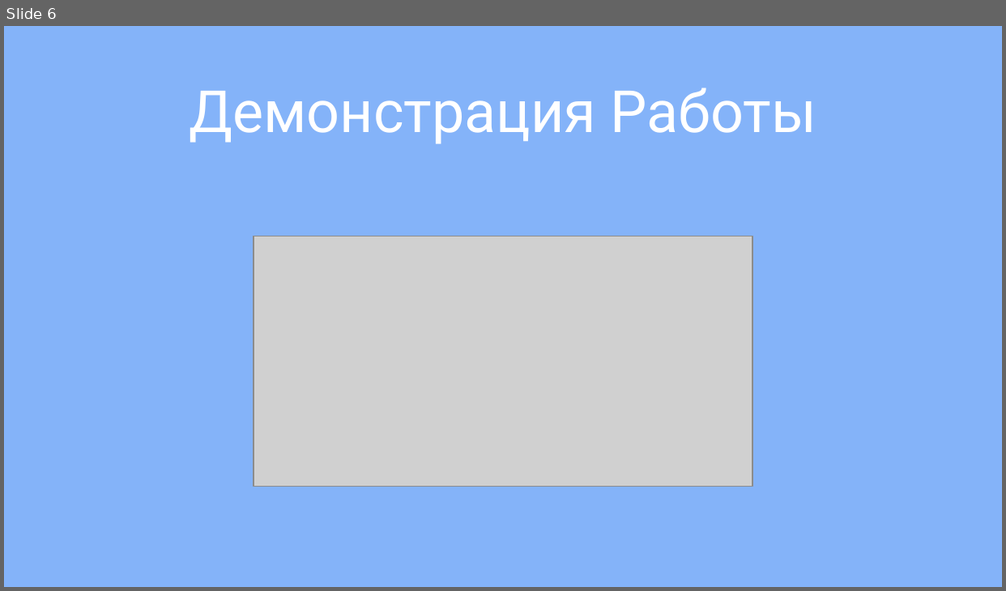
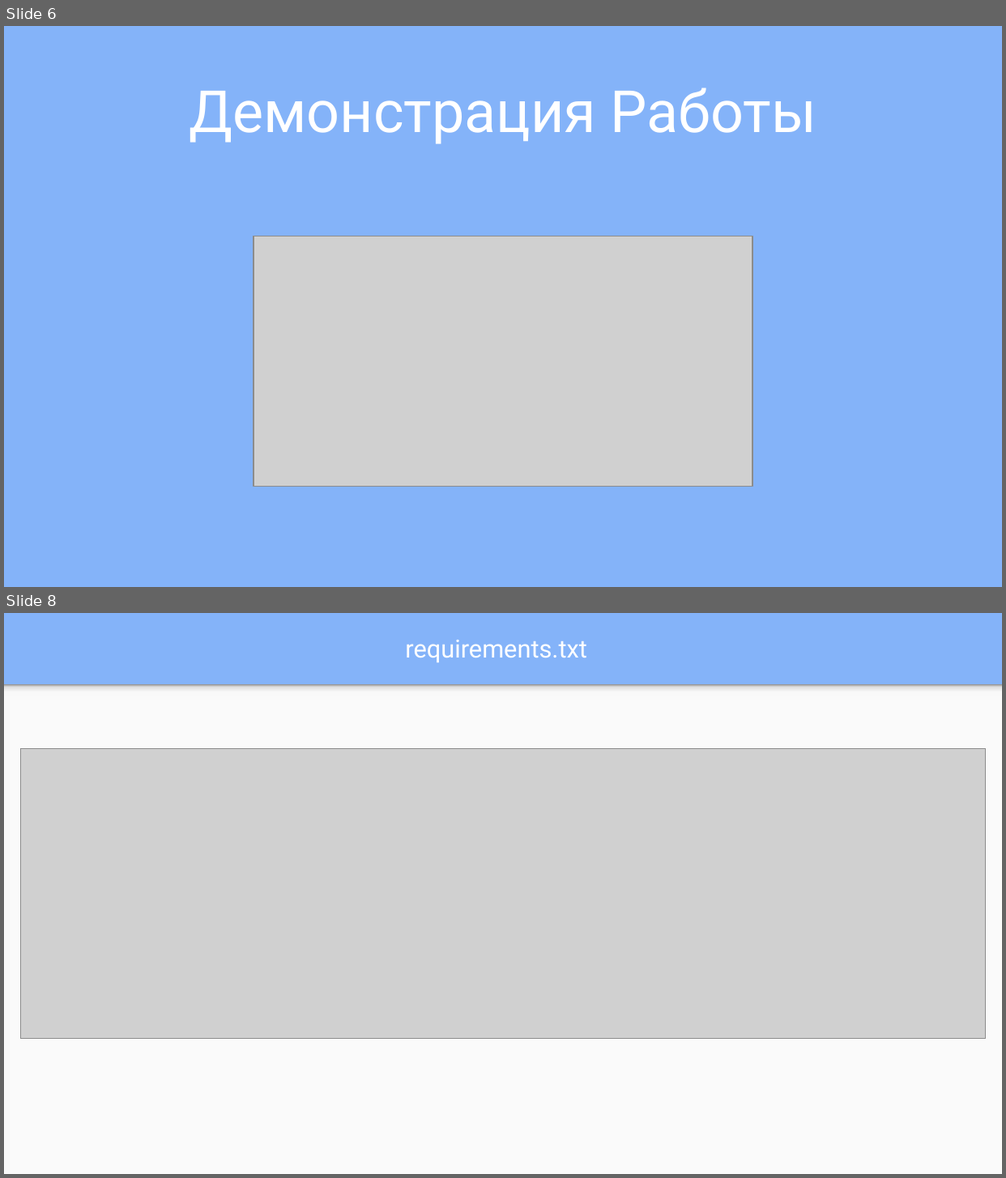
Before and after one commit to BearForesterSmallBeef/TeacherAndParent, a slide deck: materials/presentation/presentation.pptx. Shown one above the other, each under a label of ours: slide 6 before the commit, slides 6 and 8 after it; the slides between them are not shown. The pictures are 1006x591 and 1006x1178 pixels, drawn with LibreOffice and Linux fonts; fonts in the diff are those of the drawing; grey boxes stand for pictures. Boxes give left, top, right and bottom in pixels: in the first picture for what was removed or moved away, otherwise in the second. Text is boxed around its words. In the diff, an @@ line names an element or a change of style, - is before the commit and + after.

```diff
--- a/materials/presentation/presentation.pptx
+++ b/materials/presentation/presentation.pptx
@@ slide 8 added at (4, 613, 1002, 1174), background #84B3F9 @@
@@ title added at (405, 640, 587, 662), 18 pt, text #FFFFFF @@
+requirements.txt
@@ rectangle added at (4, 685, 1002, 1174), fill #FAFAFA @@
@@ rectangle added at (4, 685, 1002, 696), fill gradient #F9F9F9 to #DEDEDE to #999999 @@
@@ picture added at (21, 749, 986, 1038) @@
```
Also in this commit, not shown: 16 other slides added, 28 other files.
